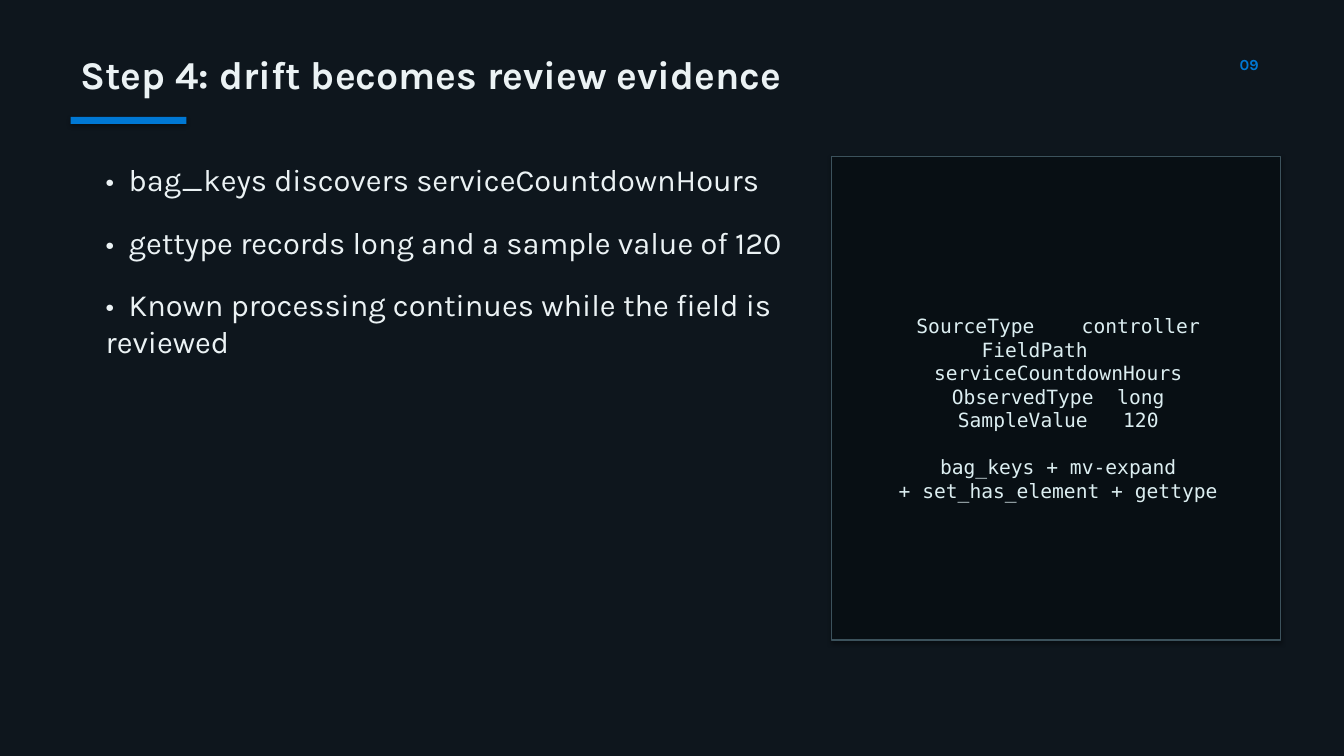
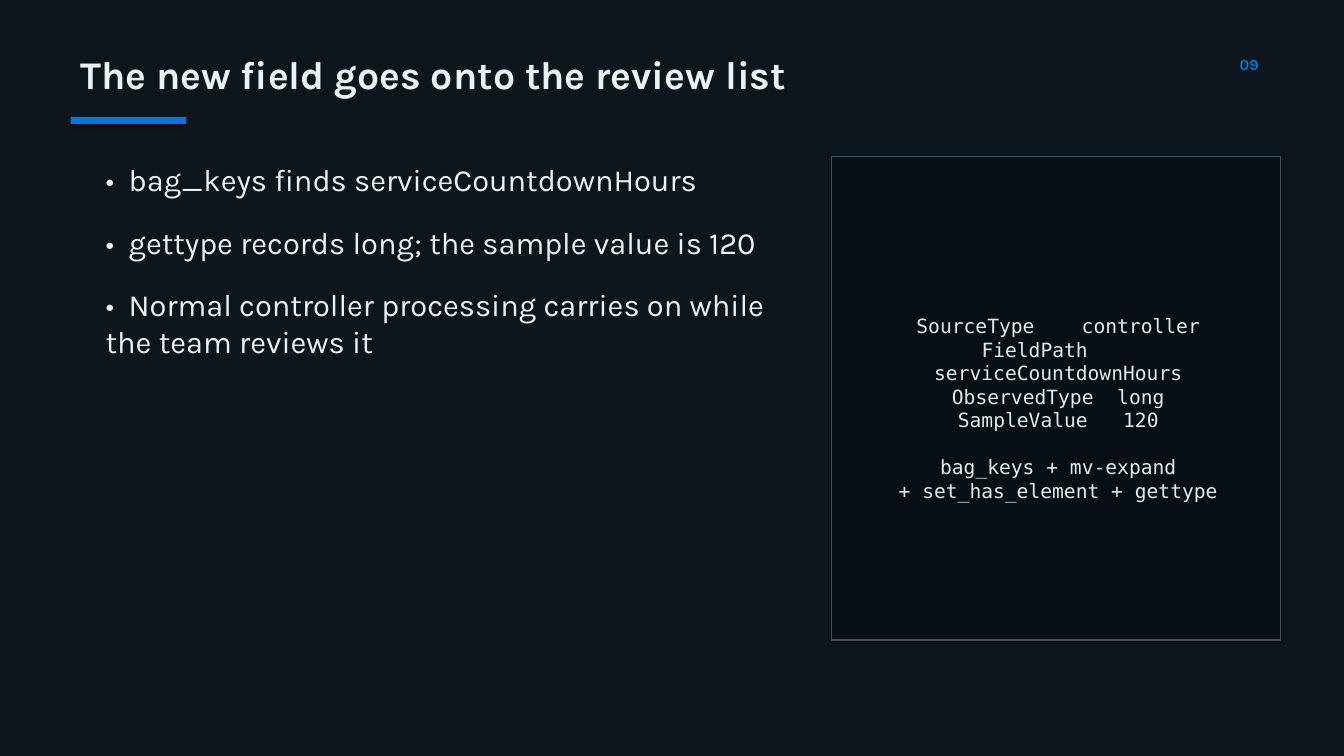
Before and after one commit to MatthieuLefebvre/eventhouse-schema-drift-reference, a slide deck: slide 9 of presentation/eventhouse-schema-drift-reference.pptx. Drawn at 1344x756 pixels with LibreOffice and Linux fonts; fonts in the diff are those of the drawing. Boxes give left, top, right and bottom in pixels: in the first picture for what was removed or moved away, otherwise in the second. Text is boxed around its words. In the diff, an @@ line names an element or a change of style, - is before the commit and + after.

```diff
--- a/presentation/eventhouse-schema-drift-reference.pptx
+++ b/presentation/eventhouse-schema-drift-reference.pptx
@@ text at (x1=80, y1=61, x2=786, y2=99): text changed @@
-Step 4: drift becomes review evidence
+The new field goes onto the review list
@@ text at (x1=106, y1=170, x2=764, y2=354): text changed @@
-• bag_keys discovers serviceCountdownHours
-• gettype records long and a sample value of 120
-• Known processing continues while the field is reviewed
+• bag_keys finds serviceCountdownHours
+• gettype records long; the sample value is 120
+• Normal controller processing carries on while the team reviews it
```
Also in this commit, not shown: 15 other slides changed, 3 other files.
